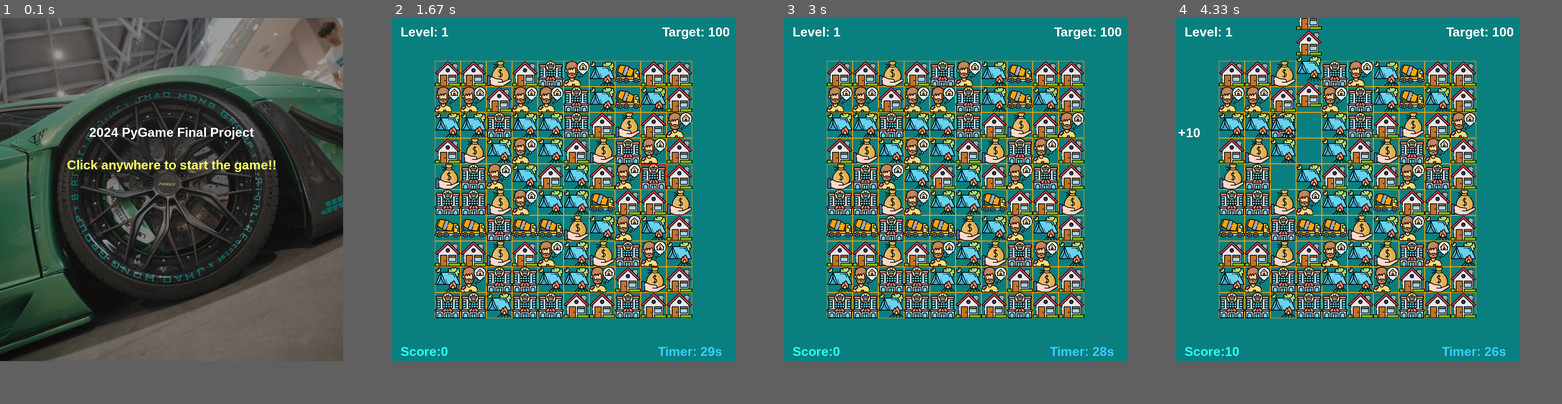
Above: before the commit, frames 1-4 (left to right).
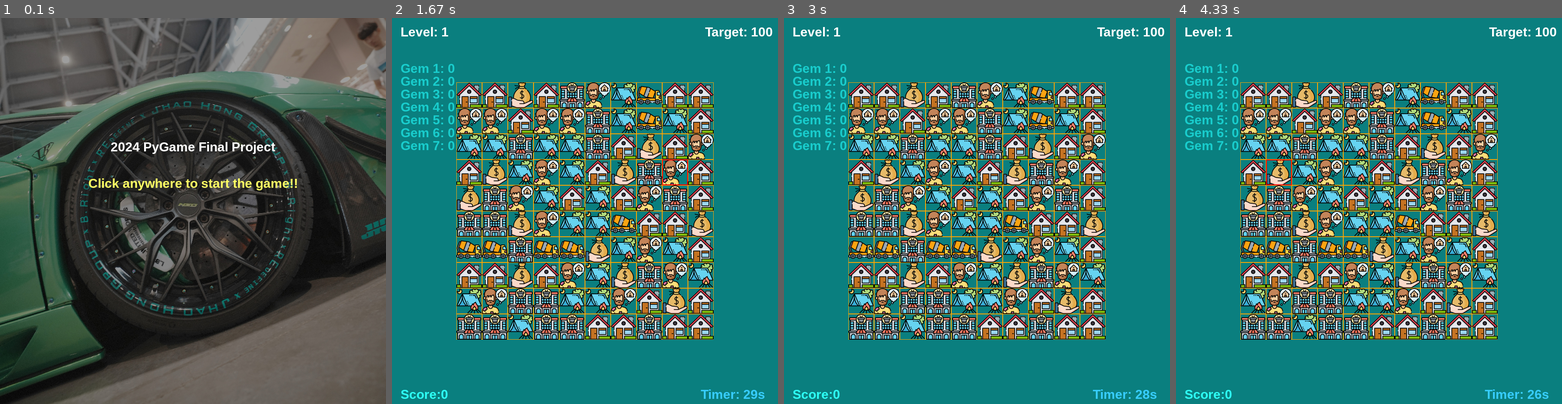
Above: after the commit, the same moments.

Repository: fp91321/pygame_final
Game: pygame game, started from py-xxl/py_xxl.py
Two runs of this game, one before a commit and one after it. Both use one fixed random seed, a clock stepped at 60 frames per second and the inputs below.
Inputs (mouse positions are in pixels of both pictures, inside the frame that each line leads up to):
- Up to frame 1 (0.1 s): no input
- Up to frame 2 (1.67 s): click (585, 211) at 0.38 s; click (623, 295) at 0.72 s; press the mouse at (546, 172) at 1.03 s; move the mouse to (585, 191) at 1.13 s; release the mouse at (627, 211) at 1.27 s; press the mouse at (469, 199) at 1.37 s; move the mouse to (565, 187) at 1.47 s; release the mouse at (662, 180) at 1.6 s
- Up to frame 3 (3 s): press the mouse at (861, 199) at 1.7 s; move the mouse to (938, 245) at 1.8 s; release the mouse at (1015, 292) at 1.93 s; press the mouse at (888, 122) at 2.03 s; move the mouse to (884, 168) at 2.13 s; release the mouse at (884, 214) at 2.27 s; click (953, 176) at 2.38 s
- Up to frame 4 (4.33 s): press the mouse at (1330, 222) at 3.2 s; move the mouse to (1403, 234) at 3.3 s; release the mouse at (1480, 241) at 3.43 s; press the mouse at (1330, 299) at 3.53 s; move the mouse to (1318, 207) at 3.63 s; release the mouse at (1307, 114) at 3.77 s; press the mouse at (1303, 249) at 3.87 s; move the mouse to (1287, 211) at 3.97 s; release the mouse at (1272, 172) at 4.1 s; press the mouse at (1330, 276) at 4.2 s; move the mouse to (1411, 272) at 4.3 s
In our replay, the window is 800x800 before the commit and 900x900 after it. These sizes can differ from the game's own. Grey fills any space a smaller window leaves; there, only what the larger window draws over its background counts as a difference.

The runs differ from the first frame. In frame 1, 49% of the frame differs, in the area x 0-100%, y 0-100%; in frame 2, 46%; in frame 3, 46%; in frame 4, 46%.

Commit message:
add gem counter

Diff:
--- a/py-xxl/py_xxl.py
+++ b/py-xxl/py_xxl.py
@@ -4,8 +4,8 @@
 import pygame
 import random
 
-WIDTH = 800
-HEIGHT = 800
+WIDTH = 900
+HEIGHT = 900
 NUMGRID = 10
 GRIDSIZE = 60
 XMARGIN = (WIDTH - GRIDSIZE * NUMGRID) // 2
@@ -61,9 +61,10 @@
 		self.font = font
 		self.gem_imgs = gem_imgs
 		self.level = 1
-		self.target_score = 100  # 初始目標分數，隨關卡調整
+		#self.target_score = 200  # 初始目標分數，隨關卡調整
 		self.reset()
 		self.show_tutorial = True  # 新增屬性，判斷是否顯示教學畫面
+		self.gem_count = {i: 0 for i in range(1, len(gem_imgs) + 1)}  # 初始化不同方塊類型的消除數量
 		#加載音效
 		self.match3_sound = pygame.mixer.Sound(os.path.join(ROOTDIR, 'resources/sounds/match3.mp3'))
 		self.match4_sound = pygame.mixer.Sound(os.path.join(ROOTDIR, 'resources/sounds/match4.mp3'))
@@ -179,6 +180,7 @@
 			self.drawScore()
 			self.drawLevel()
 			self.drawTarget()
+			self.drawGemCount()
 			if self.remaining_time <= 0:
 				return self.score
 			pygame.display.update()
@@ -278,6 +280,12 @@
 		rect = score_render.get_rect()
 		rect.left, rect.top = (5, 250)
 		self.screen.blit(score_render, rect)
+	def drawGemCount(self):
+		y_offset = 100
+		for gem_type, count in self.gem_count.items():
+			text = self.font.render(f'Gem {gem_type}: {count}', True, (25, 205, 205))
+			self.screen.blit(text, (20, y_offset))
+			y_offset += 30
 	# 生成新的拼图块
 	def generateNewGems(self, res_match):
 		if res_match[0] == 1:
@@ -360,6 +368,17 @@
 				score_multiplier = 4  # 四倍分數
 				self.match5_sound.play()
 				self.match5_sound.set_volume(0.7)
+			# 移除匹配元素並計算得分
+			if res_match[0] == 1: # 橫向匹配
+				for x in range(res_match[1], res_match[1] + match_length):
+					gem = self.getGemByPos(x, res_match[2])
+					gem_type = int(''.join(filter(str.isdigit, gem.type)))  # 提取數字並轉為整數
+					self.gem_count[gem_type] += 1  # 更新累積消除數量
+			if res_match[0] == 2: # 橫向匹配
+				for y in range(res_match[2], res_match[2] + match_length):
+					gem = self.getGemByPos(res_match[1], y)
+					gem_type = int(''.join(filter(str.isdigit, gem.type)))  # 提取數字並轉為整數
+					self.gem_count[gem_type] += 1  # 更新累積消除數量
 			# 移除匹配元素並計算得分
 			self.generateNewGems(res_match)
 			match_score = self.reward * score_multiplier
